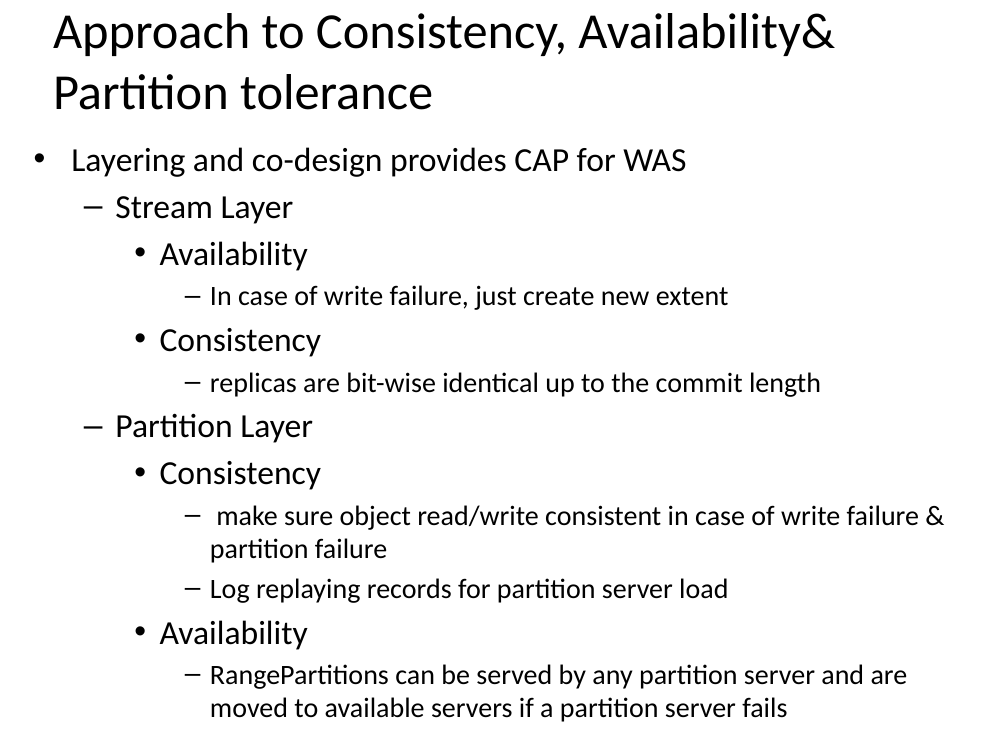
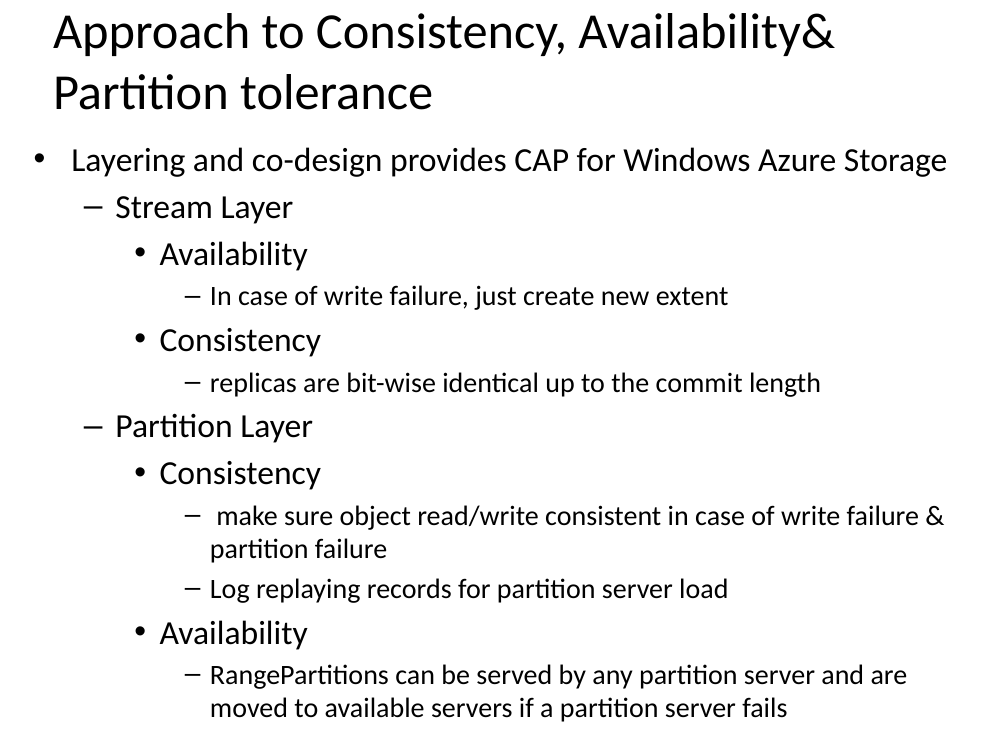
Before and after one commit to pnquanganh/distributed-storage-system, a slide deck: slide 18 of Paper Presentation/Merge.pptx. Drawn at 1008x756 pixels with LibreOffice and Linux fonts; fonts in the diff are those of the drawing. Boxes give left, top, right and bottom in pixels: in the first picture for what was removed or moved away, otherwise in the second. Text is boxed around its words. In the diff, an @@ line names an element or a change of style, - is before the commit and + after.

```diff
--- a/Paper Presentation/Merge.pptx
+++ b/Paper Presentation/Merge.pptx
@@ text at <box>71,147,947,177</box>: text changed @@
-• Layering and co-design provides CAP for WAS
+• Layering and co-design provides CAP for Windows Azure Storage
```
Also in this commit, not shown: 3 other slides changed.
